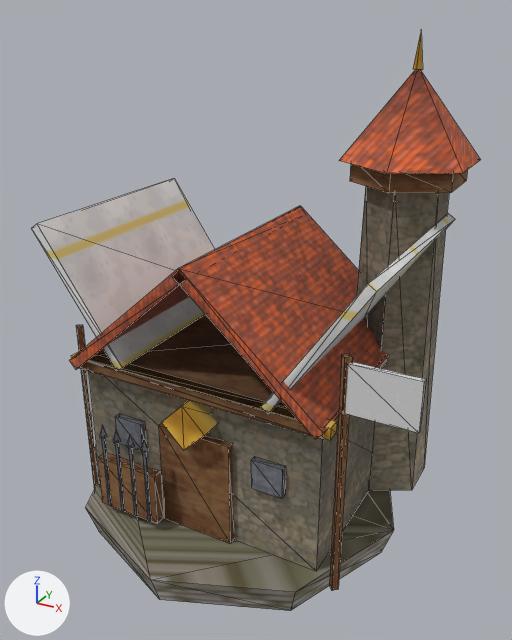
What one commit did to the glTF model assets/structures/barracks.glb.
Rendered twice from a camera (50 mm lens) standing at (2.92, -5.07, 4.6) and looking at (0.17, -0.07, 2.1). Arrows for +X, +Y and +Z are at lower left; the lights stay in place. The picture after the commit comes second. Mesh edges are drawn as thin lines. Vertices at exactly the same position are counted once.

In view in the first picture: 'barracks', 'level2_barracks', 'spin_barracks'.
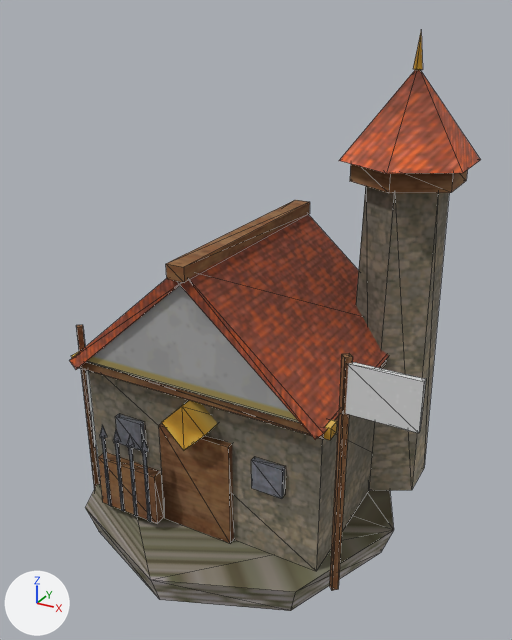
Location of each change, (x1, y1, x2, y2) in pixels of the pictures (512 x 640 px; the box of a moved part takes in the faces that stretch with it):
'barracks', reshaped (23% narrower)
    before: (32, 178, 455, 611)
    after: (69, 200, 394, 611)
part 1 of me_barracks, added (brown)
    after: (166, 200, 310, 283)
part 2 of me_barracks, moved or reshaped
    before: (32, 178, 455, 413)
    after: (87, 286, 300, 423)
part 3 of me_barracks, recoloured
    before: (73, 206, 389, 430)
    after: (73, 213, 389, 430)

The change, as a list of edits to the scene's bpy script:
```text
Change me_barracks:
    used by ob_barracks; location = (0.0, 0.0, 0.0)
    remove me_barracks.from_pydata(...)  # 104 vertices, 160 faces; spans x -1.55..1.55, y -1.55..1.55, z 0.0..2.95
    add me_barracks.from_pydata(...)  # 112 vertices, 172 faces; spans x -1.55..1.55, y -1.55..1.55, z 0.0..2.86
    me_barracks part 1: a new loose piece, a box spanning x -0.08..0.08, y -1.0..1.2, z 2.74..2.86, in mat_wood
    me_barracks part 2
    16 vertices are removed from x -1.53..1.53, y -0.9..1.1, z 1.75..2.95
    24 faces are deleted
    8 vertices are added at x -1.1..1.1, y -0.91..1.01, z 1.76..2.76
    8 new vertices lie (0.0, 0.1, 0.0) away from vertices in x -1.1..1.1, y -0.91..1.01, z 1.76..2.76
    24 new faces join them, mat_team_paint
    me_barracks part 3: 47 kept faces spanning x -1.55..1.55, y -1.55..1.55, z 0.3..2.82 get new vertex colours
```
